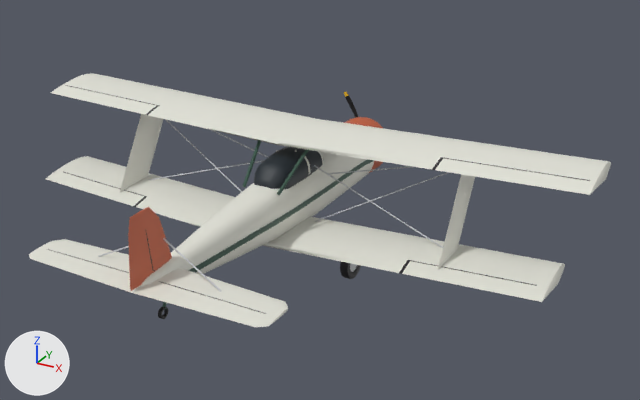
A saved change to the glTF model public/assets/aeronaves/jaz-25.glb.
The view is the same before and after, from a 50 mm lens placed at (8.8, -14.01, 7.37), pointed at (0.74, 0.66, 0.04). Every picture has the same lights, and +X, +Y and +Z are marked at lower left. The picture after the commit comes second. Where no turn or scale is listed for an object, it has been applied to the vertices. Vertices at exactly the same position are counted once.

In view in the first picture: 'ala-alta', 'ala-baja', 'aleron-alto-derecha-piel', 'aleron-alto-izquierda-piel', 'aleron-bajo-derecha-piel', 'aleron-bajo-izquierda-piel', 'carlinga', 'cintura', 'deriva', 'estabilizador', 'fuselaje', 'profundidad-derecha-piel', 'profundidad-izquierda-piel', 'riostra-entre-alas', 'timon-de-direccion-piel' and 8 more.
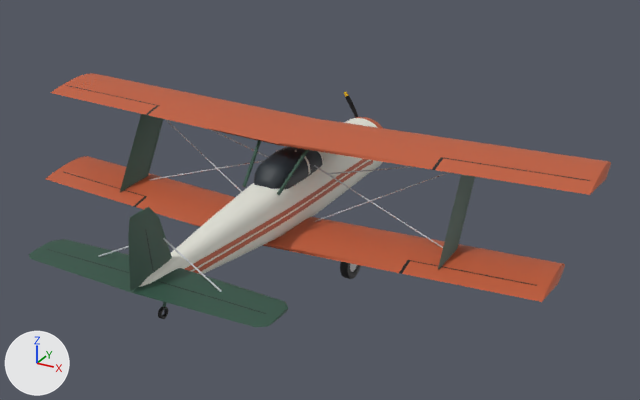
Changed parts and their boxes (x1, y1, x2, y2) in the pictures (640 x 400 px; the box of a moved part takes in the faces that stretch with it):
'riostra-entre-alas', recoloured: (120, 114, 475, 269) in both
'aleron-alto-derecha-piel', recoloured (light grey to orange): (435, 158, 590, 194) in both
'profundidad-derecha-piel', recoloured (light grey to dark green): (142, 282, 265, 327) in both
'aleron-bajo-derecha-piel', recoloured (light grey to orange): (402, 261, 536, 300) in both
'profundidad-izquierda-piel', recoloured (light grey to dark green): (32, 250, 130, 290) in both
'aleron-bajo-izquierda-piel', recoloured (light grey to orange): (52, 172, 145, 206) in both
'aleron-alto-izquierda-piel', recoloured (light grey to orange): (54, 86, 157, 115) in both
'timon-de-direccion-piel', recoloured (orange to dark green): (128, 230, 153, 283) in both
part 1 of me_ala_alta, recoloured (light grey to orange): (51, 73, 611, 195) in both
part 2 of me_ala_baja, recoloured (light grey to orange): (46, 156, 565, 302) in both
part 3 of me_cintura, rebuilt: before (188, 159, 373, 272); after (193, 160, 373, 273)
part 4 of me_cintura, added: after (185, 159, 369, 271)
part 5 of me_deriva, recoloured (darker): (128, 207, 172, 291) in both
part 6 of me_estabilizador, recoloured (light grey to dark green): (29, 239, 288, 327) in both
part 7 of me_fuselaje, moved or reshaped: before (139, 117, 383, 298); after (139, 117, 383, 287)
part 8 of me_fuselaje, recoloured: after (153, 269, 164, 279)
part 9 of me_fuselaje, recoloured: before (365, 117, 383, 128); after (144, 273, 158, 298)
part 10 of me_fuselaje, recoloured: before (344, 118, 382, 168)

What changed in the scene script:
```text
Change me_ala_alta:
    where me_ala_alta.from_pydata(...)  # 272 vertices, 523 faces; spans x -6.25..6.25, y 0.22..1.92, z 1.2..1.57
    me_ala_alta part 1: all 459 faces that had it switch from mat_casco (light grey #e3e3d9) to mat_capo (orange #bf5c38)
Change me_ala_baja:
    where me_ala_baja.from_pydata(...)  # 273 vertices, 523 faces; spans x -5.84..5.84, y -0.65..0.95, z -0.64..-0.19
    me_ala_baja part 2: all 459 faces that had it switch from mat_casco (light grey #e3e3d9) to mat_capo (orange #bf5c38)
Change me_m_aleron_alto_derecha_piel:
    where me_m_aleron_alto_derecha_piel.from_pydata(...)  # 18 vertices, 16 faces; spans x 3.36..6.05, y 0.26..0.69, z 1.33..1.5
    remove me_m_aleron_alto_derecha_piel.materials.append(mat_casco)  # light grey #e3e3d9
    add me_m_aleron_alto_derecha_piel.materials.append(mat_capo)  # orange #bf5c38
Change me_m_aleron_alto_izquierda_piel:
    where me_m_aleron_alto_izquierda_piel.from_pydata(...)  # 18 vertices, 16 faces; spans x -6.05..-3.36, y 0.26..0.69, z 1.33..1.5
    remove me_m_aleron_alto_izquierda_piel.materials.append(mat_casco)  # light grey #e3e3d9
    add me_m_aleron_alto_izquierda_piel.materials.append(mat_capo)  # orange #bf5c38
Change me_m_aleron_bajo_derecha_piel:
    where me_m_aleron_bajo_derecha_piel.from_pydata(...)  # 18 vertices, 16 faces; spans x 3.15..5.55, y -0.61..-0.21, z -0.46..-0.26
    remove me_m_aleron_bajo_derecha_piel.materials.append(mat_casco)  # light grey #e3e3d9
    add me_m_aleron_bajo_derecha_piel.materials.append(mat_capo)  # orange #bf5c38
Change me_m_aleron_bajo_izquierda_piel:
    where me_m_aleron_bajo_izquierda_piel.from_pydata(...)  # 18 vertices, 16 faces; spans x -5.55..-3.15, y -0.61..-0.21, z -0.46..-0.26
    remove me_m_aleron_bajo_izquierda_piel.materials.append(mat_casco)  # light grey #e3e3d9
    add me_m_aleron_bajo_izquierda_piel.materials.append(mat_capo)  # orange #bf5c38
Change me_cintura:
    remove me_cintura.from_pydata(...)  # 496 vertices, 732 faces; spans x -0.64..0.64, y -3.9..3.4, z -0.06..0.06
    remove me_cintura.materials.append(mat_detalle)  # dark green #2e5242
    add me_cintura.from_pydata(...)  # 496 vertices, 488 faces; spans x -0.64..0.64, y -3.9..3.4, z -0.11..0.13
    me_cintura part 3: the loose piece of 248 vertices spanning x 0.13..0.64, y -3.9..3.4, z -0.06..0.06 is rebuilt with 124 vertices and now spans x 0.1..0.64, y -3.9..3.4, z -0.11..-0.01, in mat_capo (orange #bf5c38)
    me_cintura part 4: a new loose piece of 124 vertices spanning x 0.15..0.64, y -3.9..3.4, z 0.03..0.13, in mat_capo (orange #bf5c38)
    other edits to the shape of me_cintura do not show in these pictures
    add me_cintura.materials.append(mat_capo)  # orange #bf5c38
Change me_deriva:
    where me_deriva.from_pydata(...)  # 157 vertices, 286 faces; spans x -0.05..0.05, y -4.4..-2.85, z 0.2..1.47
    me_deriva part 5: all 278 faces that had it switch from mat_capo (orange #bf5c38) to mat_cola (dark green #2e5242)
Change me_estabilizador:
    where me_estabilizador.from_pydata(...)  # 254 vertices, 482 faces; spans x -2.52..2.52, y -4.38..-3.3, z 0.11..0.21
    me_estabilizador part 6: all 474 faces that had it switch from mat_casco (light grey #e3e3d9) to mat_cola (dark green #2e5242)
Change me_fuselaje:
    where me_fuselaje.from_pydata(...)  # 2481 vertices, 4958 faces; spans x -0.67..0.67, y -4.2..4.36, z -0.65..0.69
    me_fuselaje part 7: 2481 of 2481 vertices moved; they spanned x -0.67..0.67, y -4.2..4.36, z -0.65..0.69 and now span x -0.67..0.67, y -4.2..4.36, z -0.65..0.69; mean shift (0.0, 0.0, 0.0)
    me_fuselaje part 8: 76 faces spanning x -0.18..0.18, y -3.86..-3.71, z -0.19..0.31 switch from mat_oscuro (black #121214) to mat_casco (light grey #e3e3d9)
    me_fuselaje part 9: 153 faces spanning x -0.16..0.16, y -4.2..-3.86, z -0.16..0.3 switch from mat_capo (orange #bf5c38) to mat_casco (light grey #e3e3d9)
    me_fuselaje part 10: 80 faces spanning x -0.61..0.61, y 4.31..4.36, z -0.59..0.63 switch from mat_capo (orange #bf5c38) to mat_oscuro (black #121214)
Change me_m_profundidad_derecha_piel:
    where me_m_profundidad_derecha_piel.from_pydata(...)  # 26 vertices, 24 faces; spans x 0.2..2.3, y -4.37..-3.93, z 0.12..0.2
    remove me_m_profundidad_derecha_piel.materials.append(mat_casco)  # light grey #e3e3d9
    add me_m_profundidad_derecha_piel.materials.append(mat_cola)  # dark green #2e5242
Change me_m_profundidad_izquierda_piel:
    where me_m_profundidad_izquierda_piel.from_pydata(...)  # 26 vertices, 24 faces; spans x -2.3..-0.2, y -4.37..-3.93, z 0.12..0.2
    remove me_m_profundidad_izquierda_piel.materials.append(mat_casco)  # light grey #e3e3d9
    add me_m_profundidad_izquierda_piel.materials.append(mat_cola)  # dark green #2e5242
Change me_riostra_entre_alas:
    where me_riostra_entre_alas.from_pydata(...)  # 96 vertices, 184 faces; spans x -3.81..3.81, y -0.35..1.57, z -0.35..1.27
    remove me_riostra_entre_alas.materials.append(mat_casco)  # light grey #e3e3d9
    add me_riostra_entre_alas.materials.append(mat_detalle)  # dark green #2e5242
Change me_m_timon_de_direccion_piel:
    where me_m_timon_de_direccion_piel.from_pydata(...)  # 26 vertices, 24 faces; spans x -0.043..0.043, y -4.4..-3.872, z 0.34..1.134
    remove me_m_timon_de_direccion_piel.materials.append(mat_capo)  # orange #bf5c38
    add me_m_timon_de_direccion_piel.materials.append(mat_cola)  # dark green #2e5242
```
